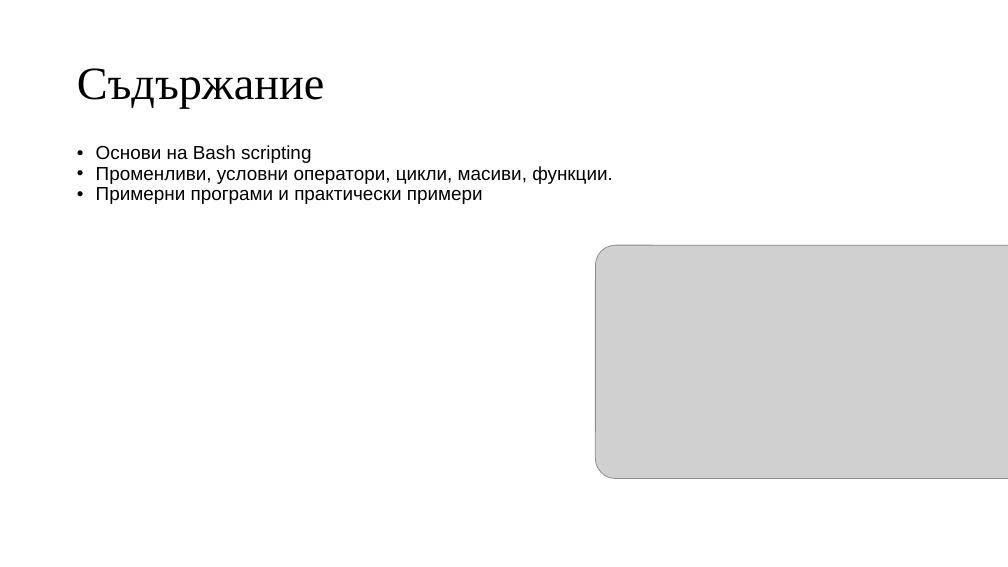
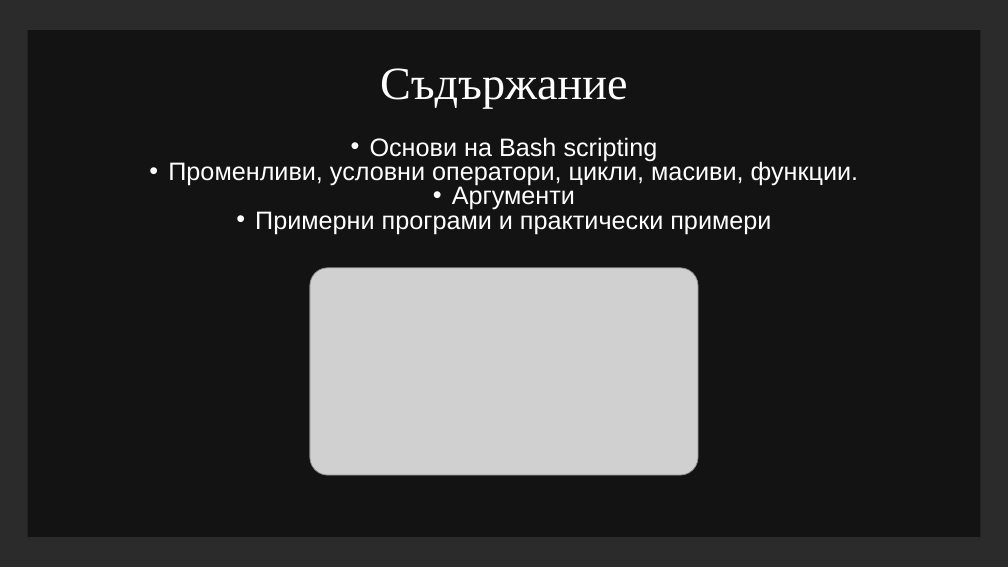
Before and after one commit to Rokyuto/School, a slide deck: slide 2 of Operating Systems/19205.pptx. Drawn at 1008x567 pixels with LibreOffice and Linux fonts; fonts in the diff are those of the drawing; grey boxes stand for pictures; background and template pictures are left out; a plain dark background stands for a picture behind light text. Boxes give left, top, right and bottom in pixels: in the first picture for what was removed or moved away, otherwise in the second. Text is boxed around its words. In the diff, an @@ line names an element or a change of style, - is before the commit and + after.

```diff
--- a/Operating Systems/19205.pptx
+++ b/Operating Systems/19205.pptx
@@ background #FFFFFF to picture (left out) @@
@@ rectangle added at (27, 30, 980, 537), fill #000000 at 55% opacity @@
@@ title "Съдържание" at (380, 68, 627, 109): text colour #000000 to #FFFFFF; alignment left to centre @@
@@ text "Основи на Bash scripting": place and size @@
-text "Основи на Bash scripting" at (96, 145, 613, 204)
+text "Основи на Bash scripting" at (168, 137, 859, 234)
@@ text "Основи на Bash scripting" at (168, 137, 859, 234): vertical alignment top to middle @@
@@ text at (168, 137, 859, 234): size 18 to 24 pt, text colour #000000 to #FFFFFF; alignment justified to centre; line spacing 0.9 to 0.8 @@
@@ text at (452, 184, 575, 210): paragraph added @@
+• Аргументи
@@ picture: place and size @@
-picture at (596, 245, 1008, 479)
+picture at (310, 268, 698, 475)
```
Also in this commit, not shown: 15 other slides changed, 15 slides added, 2 slides removed, 13 other files.
